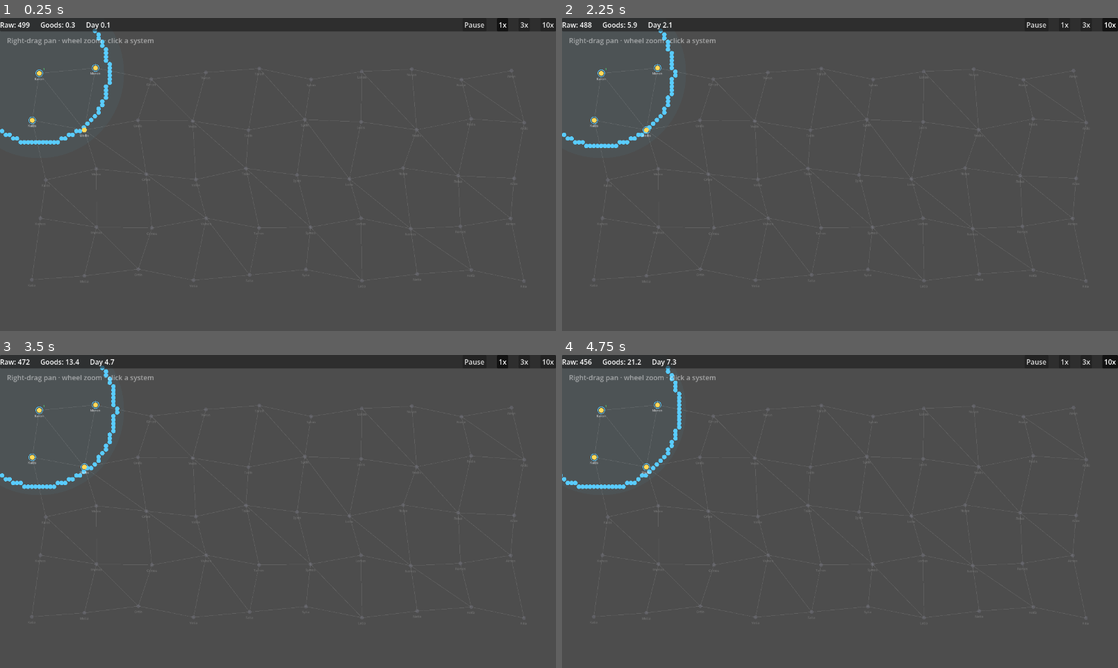
Above: before the commit, frames 1-4 (two rows, left to right).
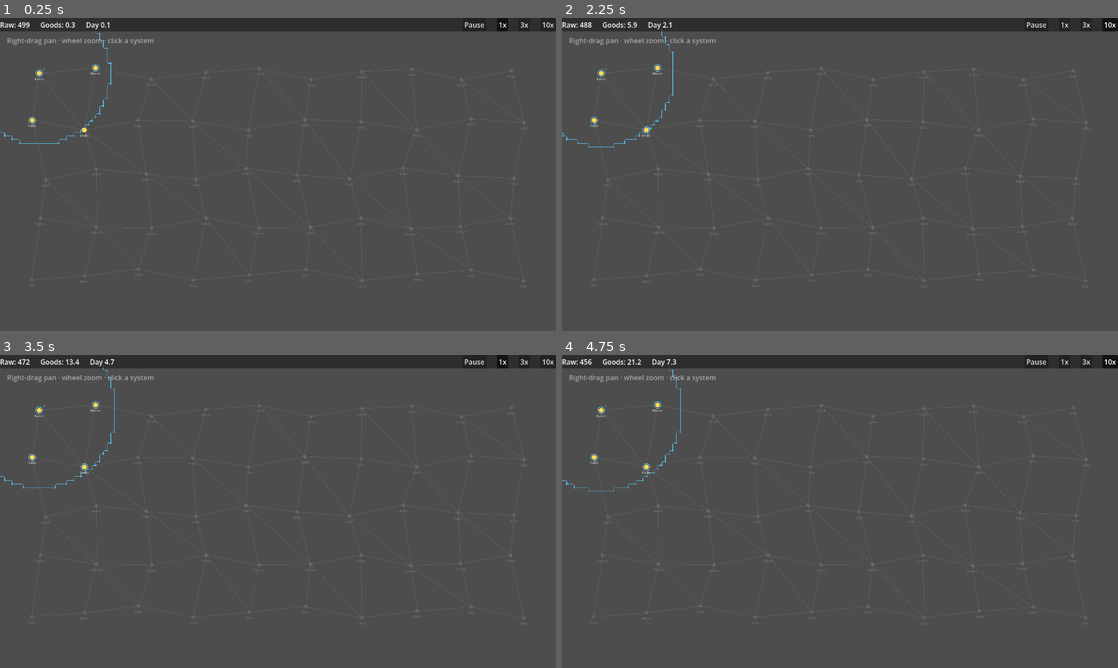
Above: after the commit, the same moments.

Repository: evyatarmitz/reach
Game: Godot game, scene res://game/main.tscn
Two runs of this game, one before a commit and one after it. Both use one fixed random seed, a clock stepped at 60 frames per second and the inputs below.
Inputs:
- Up to frame 1 (0.25 s): no input
- Up to frame 2 (2.25 s): click "1x" at 0.5 s; click "3x" at 1.25 s; click "10x" at 2 s
- Up to frame 3 (3.5 s): click "1x" at 2.75 s
- Up to frame 4 (4.75 s): click "3x" at 3.5 s; click "10x" at 4.25 s

The runs differ from the first frame. In frame 1, 0.4% of the frame differs, in the area x 0-21%, y 3-41%; in frame 2, 0.5%; in frame 3, 0.5%; in frame 4, 0.5%, in the area x 0-22%, y 3-44%.

Commit message:
0.9.1 - fix border-recompute stall (input freeze); border as line; drop fog discs
- Perf: the ~2s input freeze on pan/zoom was the border field recompute blocking
  the main thread — it recomputed system_influence (iterating each system's
  planets) per cell per empire (~3M dict ops/refresh), and _draw_galaxy called
  sim.system_owner per system every frame (~15k planet checks/frame). Now
  influence is gathered ONCE into flat per-empire arrays and the per-cell owner
  test is pure distance math over only colonised systems; system owners are
  cached with the field, not recomputed per frame. ~10x+ cheaper; no stall.
  (This did NOT touch the tick/framerate — earlier slow-down only changed growth
  rate and game-days-per-second.)
- Border now drawn as a bold two-colour LINE (thin edge segments, each empire's
  side inset so a hostile seam shows both colours) instead of the dot/bead chain.
- Removed the faint player-colour "vision discs" around centres; fog is conveyed
  by dimming unseen systems + hiding borders out of sight, nothing added on top.
- Autoshot (screenshot only): player also expands and fog is toggled off so the
  full deformed border line is visible for verification.
- 77 tests still pass.

Diff:
--- a/desktop/game/main.gd
+++ b/desktop/game/main.gd
@@ -23,7 +23,7 @@
 # for a frontier cell — drawn as a dot at the cell's own centre so each empire's
 # edge sits inside its territory and hostile seams show BOTH colours.
 const BORDER_CELL := 14.0
-const BORDER_REFRESH := 0.3
+const BORDER_REFRESH := 0.4
 
 var cam: Camera2D
 var _panning := false
@@ -31,8 +31,9 @@
 var _galaxy_cam_zoom := 1.0
 var _map_lo := Vector2.ZERO
 var _map_hi := Vector2.ZERO
-var _border_segments: Array = []
+var _border_segments: Array = []   # [a, b, color] line segments
 var _border_timer := 0.0
+var _system_owner := {}   # system_id -> empire_id, cached with the border field
 var _sight: Array = []   # player's sight-source world positions, refreshed per frame
 
 var raw_label: Label
@@ -95,11 +96,40 @@
 	queue_redraw()
 
 
-# Sample the influence field on a world grid and emit bold colored edges where
-# the owning empire changes — the deformed border. Blocky at cell resolution;
-# fine enough here, could be marching-squares-smoothed later.
+# Sample the influence field on a world grid and emit bold colored edge LINES
+# where the owning empire changes — the deformed border.
+#
+# Perf: influence per system is computed ONCE here into flat per-empire arrays;
+# the per-cell owner test is then pure float math over the few systems that
+# actually have colonies (not every system × its planets, per cell). This is
+# what keeps the 0.4s refresh from stalling the main thread / freezing input.
 func _recompute_borders() -> void:
 	_border_segments.clear()
+	_system_owner.clear()
+	# Per-empire sources: parallel packed arrays of (position, influence, reach).
+	var ids: Array = []
+	var pos: Array = []
+	var infl: Array = []
+	var reach: Array = []
+	for e in sim.empires.values():
+		var pv := PackedVector2Array()
+		var iv := PackedFloat32Array()
+		var rv := PackedFloat32Array()
+		for sys in sim.systems.values():
+			var f := sim.system_influence(sys.id, e.id)
+			if f > 0.0:
+				pv.append(sys.map_pos)
+				iv.append(f)
+				rv.append(SimConstants.BORDER_A2 * f)
+		if pv.size() > 0:
+			ids.append(e.id)
+			pos.append(pv)
+			infl.append(iv)
+			reach.append(rv)
+
+	for sys in sim.systems.values():
+		_system_owner[sys.id] = _owner_at(sys.map_pos, ids, pos, infl, reach)
+
 	var lo := _map_lo - Vector2(140, 140)
 	var hi := _map_hi + Vector2(140, 140)
 	var cols := int((hi.x - lo.x) / BORDER_CELL) + 1
@@ -108,27 +138,60 @@
 	owner.resize(cols * rows)
 	for gy in rows:
 		for gx in cols:
-			owner[gy * cols + gx] = sim.point_owner(
-				Vector2(lo.x + gx * BORDER_CELL, lo.y + gy * BORDER_CELL))
+			owner[gy * cols + gx] = _owner_at(
+				Vector2(lo.x + gx * BORDER_CELL, lo.y + gy * BORDER_CELL),
+				ids, pos, infl, reach)
+
+	# Emit a short line segment on each cell edge where the owner changes, inset
+	# toward the cell's own centre so a hostile seam shows two thin parallel
+	# lines (one per empire) instead of one colour overwriting the other.
+	var h := BORDER_CELL * 0.5
+	var inset := 3.0
 	for gy in rows:
 		for gx in cols:
 			var o := owner[gy * cols + gx]
 			if o == -1:
 				continue
-			# A frontier cell = owned, with at least one differing IN-GRID
-			# 4-neighbor (enemy or neutral). The grid edge itself is just the
-			# sampling boundary, not a border, so out-of-bounds doesn't count.
-			# Record its own centre in its own colour, so a hostile seam becomes
-			# two parallel colour bands, one per empire.
-			var frontier := \
-				(gx + 1 < cols and owner[gy * cols + gx + 1] != o) or \
-				(gx - 1 >= 0 and owner[gy * cols + gx - 1] != o) or \
-				(gy + 1 < rows and owner[(gy + 1) * cols + gx] != o) or \
-				(gy - 1 >= 0 and owner[(gy - 1) * cols + gx] != o)
 			var c := Vector2(lo.x + gx * BORDER_CELL, lo.y + gy * BORDER_CELL)
-			# Fog of war: only show border where the player can actually see.
-			if frontier and _visible(c):
-				_border_segments.append([c, sim.empires[o].color])
+			if not _visible(c):   # fog of war: only draw border where seen
+				continue
+			var col: Color = sim.empires[o].color
+			if gx + 1 < cols and owner[gy * cols + gx + 1] != o:
+				var x := c.x + h - inset
+				_border_segments.append([Vector2(x, c.y - h), Vector2(x, c.y + h), col])
+			if gx - 1 >= 0 and owner[gy * cols + gx - 1] != o:
+				var x2 := c.x - h + inset
+				_border_segments.append([Vector2(x2, c.y - h), Vector2(x2, c.y + h), col])
+			if gy + 1 < rows and owner[(gy + 1) * cols + gx] != o:
+				var y := c.y + h - inset
+				_border_segments.append([Vector2(c.x - h, y), Vector2(c.x + h, y), col])
+			if gy - 1 >= 0 and owner[(gy - 1) * cols + gx] != o:
+				var y2 := c.y - h + inset
+				_border_segments.append([Vector2(c.x - h, y2), Vector2(c.x + h, y2), col])
+
+
+# Owner of a world point using precomputed per-empire source arrays. Combined
+# claim = (Σi)² / Σ(d·i) over sources within reach; argmax empire, -1 if none.
+func _owner_at(p: Vector2, ids: Array, pos: Array, infl: Array, reach: Array) -> int:
+	var best := -1
+	var best_claim := 0.0
+	for k in ids.size():
+		var pv: PackedVector2Array = pos[k]
+		var iv: PackedFloat32Array = infl[k]
+		var rv: PackedFloat32Array = reach[k]
+		var si := 0.0
+		var sri := 0.0
+		for j in pv.size():
+			var d := p.distance_to(pv[j])
+			if d <= rv[j]:
+				si += iv[j]
+				sri += d * iv[j]
+		if si > 0.0:
+			var claim := INF if sri <= 0.0 else (si * si) / sri
+			if claim > best_claim:
+				best_claim = claim
+				best = ids[k]
+	return best
 
 
 # Galaxy view: free pan/zoom (persisted). System view: locked so SYSTEM_CENTER
@@ -197,7 +260,12 @@
 	return SYSTEM_CENTER + Vector2.from_angle(planet.orbit_angle) * planet.orbit_radius
 
 
+var _fog_disabled := false   # debug/screenshot only
+
+
 func _visible(pos: Vector2) -> bool:
+	if _fog_disabled:
+		return true
 	for src in _sight:
 		if pos.distance_to(src) <= SimConstants.SIGHT_RANGE:
 			return true
@@ -213,17 +281,10 @@
 
 func _draw_galaxy() -> void:
 	var font := ThemeDB.fallback_font
-	# Seen area: faint discs around the player's sight sources (inverse fog —
-	# lightens what you can see rather than needing a full-screen dark overlay).
-	var seen_tint: Color = sim.empires[player_empire_id].color
-	seen_tint.a = 0.05
-	for src in _sight:
-		draw_circle(src, SimConstants.SIGHT_RANGE, seen_tint)
-	# Deformed influence borders (bold, in each empire's colour), under the rest.
-	# Dots at frontier-cell centres; adjacent cells overlap into a solid edge.
-	# Already fog-gated in _recompute_borders.
+	# Deformed influence borders: bold edge LINE in each empire's colour, under
+	# the rest. Already fog-gated in _recompute_borders.
 	for seg in _border_segments:
-		draw_circle(seg[0], BORDER_CELL * 0.6, seg[1])
+		draw_line(seg[0], seg[1], seg[2], 2.0)
 	for lane in sim.lanes:
 		draw_line(sim.systems[lane[0]].map_pos, sim.systems[lane[1]].map_pos,
 			Color(1, 1, 1, 0.13), 1.5)
@@ -236,8 +297,9 @@
 				HORIZONTAL_ALIGNMENT_CENTER, 120, 12, Color(1, 1, 1, 0.2))
 			continue
 		draw_circle(sys.map_pos, 9.0, Color(1.0, 0.85, 0.35))
-		# Live border contest result: ring in the current owner's color.
-		var owner: int = sim.system_owner(sys.id)
+		# Live border contest result: ring in the current owner's color
+		# (cached in the border recompute, not recomputed per frame).
+		var owner: int = _system_owner.get(sys.id, -1)
 		if owner != -1:
 			draw_arc(sys.map_pos, 13.0, 0.0, TAU, 32,
 				sim.empires[owner].color, 2.0)
@@ -401,11 +463,16 @@
 	var home: StarSystem = sim.systems.values()[0]
 	sim.build_mine(player_empire_id, home.planet_ids[0])
 	sim.found_colony(player_empire_id, home.planet_ids[1])
+	# For the screenshot only: let the player expand too (via the same AI), so it
+	# meets the rival and the border falls inside player sight — otherwise fog
+	# correctly hides it. Not part of normal play.
+	sim.add_ai(player_empire_id)
 	# Advance the sim directly (deterministic, instant) so both empires expand
 	# and the galaxy shows a real two-color contest.
 	speed_idx = 0
 	for i in 3000:  # 300 days
 		sim.tick(SimConstants.TICK_DAYS)
+	_fog_disabled = true   # screenshot only: reveal the full border line
 	_recompute_borders()
 	await RenderingServer.frame_post_draw
 	await RenderingServer.frame_post_draw
